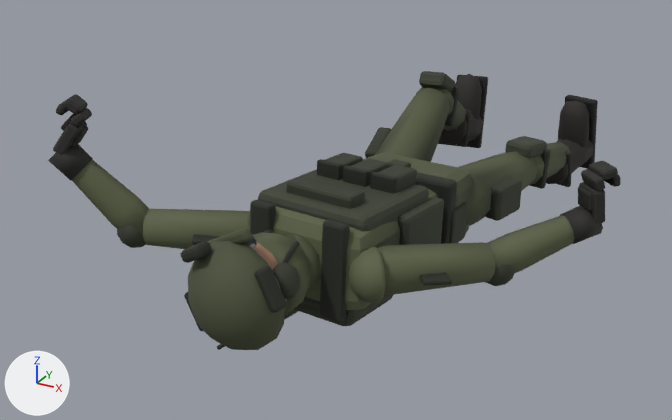
An edit to the glTF model packages/fps-client/src/assets/soldier.glb, drawn before and after from the same camera.
Rendered twice from a 50 mm camera at (1.021, -3.01, 1.264) aimed at (-0.167, -0.849, 0.184). Lighting does not change. The marker at lower left points along +X, +Y and +Z. The picture after the commit comes second. Both versions are drawn at frame 20 of the action 'fallBack'; the numbers are the values there.

In view in the first picture: 'footR', 'foreArmL', 'foreArmR', 'neck_helmet', 'spine_pouch', 'spine_strap', 'spine_vest', 'thighL', 'thighR', 'torso', 'upperArmL', 'upperArmR' and 32 more.
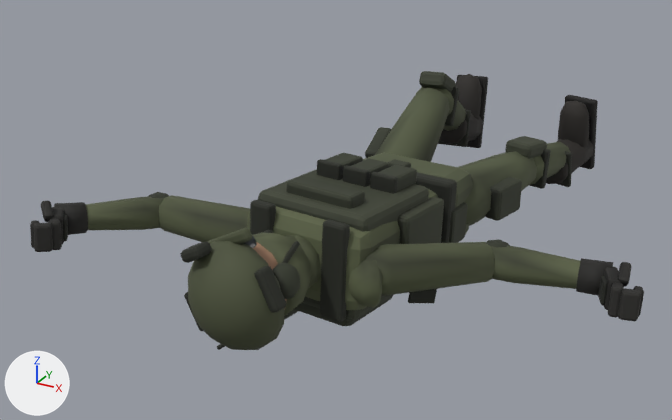
ob_shoulderl is not drawn itself; it is the parent of ob_elbowl, ob_shoulderl_accent, ob_shoulderl_strap, ob_upperarml.
ob_elbowl is not drawn itself; it is the parent of ob_elbowl_glove, ob_elbowl_pouch, ob_forearml, ob_wristl.
ob_shoulderr is not drawn itself; it is the parent of ob_elbowr, ob_shoulderr_accent, ob_shoulderr_strap, ob_upperarmr.
ob_elbowr is not drawn itself; it is the parent of ob_elbowr_glove, ob_elbowr_pouch, ob_forearmr, ob_wristr.

What differs and where, as boxes [x1, y1, x2, y2] in the pictures (672 x 420 px):
'upperArmR', turned: before [378, 242, 496, 295]; after [365, 242, 495, 296]
'foreArmR', turned: before [488, 215, 575, 273]; after [490, 246, 580, 289]
'upperArmL', turned: before [143, 209, 249, 249]; after [159, 195, 250, 242]
'foreArmL', turned: before [72, 160, 149, 234]; after [85, 196, 164, 230]
'handR', turned: before [579, 161, 621, 223]; after [604, 262, 644, 321]
'handL', turned: before [53, 94, 92, 155]; after [30, 200, 64, 252]
'shoulderR_accent', turned: before [349, 247, 385, 304]; after [348, 260, 382, 308]
'elbowR_glove', turned: before [560, 206, 603, 244]; after [576, 258, 613, 296]
'elbowL_glove', turned: before [48, 144, 93, 181]; after [54, 202, 88, 235]
'shoulderR_strap', turned: before [420, 272, 452, 285]; after [408, 289, 437, 303]
'elbowL_pouch', turned (mostly hidden afterwards): before [117, 225, 146, 248]; after [148, 192, 169, 198]
'elbowR_pouch', turned (mostly hidden afterwards): before [485, 265, 515, 286]; after [486, 239, 510, 247]
'wristR_strap', turned: before [578, 186, 592, 211]; after [598, 276, 608, 306]
'wristL_strap', turned: before [71, 126, 88, 147]; after [63, 215, 68, 241]
'shoulderL_strap', turned (not visible afterwards): before [192, 234, 219, 245]

What changed in the scene script:
```text
Change ob_shoulderl:
    ob_shoulderl.rotation_euler: (0.0912, 2.152, 0.0763) -> (1.7, 0.05, 1.571)  # degrees (5.2, 123, 4.4) -> degrees (97, 2.9, 90)
Change ob_elbowl:
    ob_elbowl.rotation_euler: (0.75, 0.0, 0.0) -> (0.9, 0.0, 0.0)  # degrees (43, 0, 0) -> degrees (52, 0, 0)
Change ob_shoulderr:
    ob_shoulderr.rotation_euler: (0.0, -0.7, 0.0) -> (0.7, 0.0, -1.571)  # degrees (0, -40, 0) -> degrees (40, 0, -90)
Change ob_elbowr:
    ob_elbowr.rotation_euler: (0.35, 0.0, 0.0) -> (0.6, 0.0, 0.0)  # degrees (20, 0, 0) -> degrees (34, 0, 0)
```
